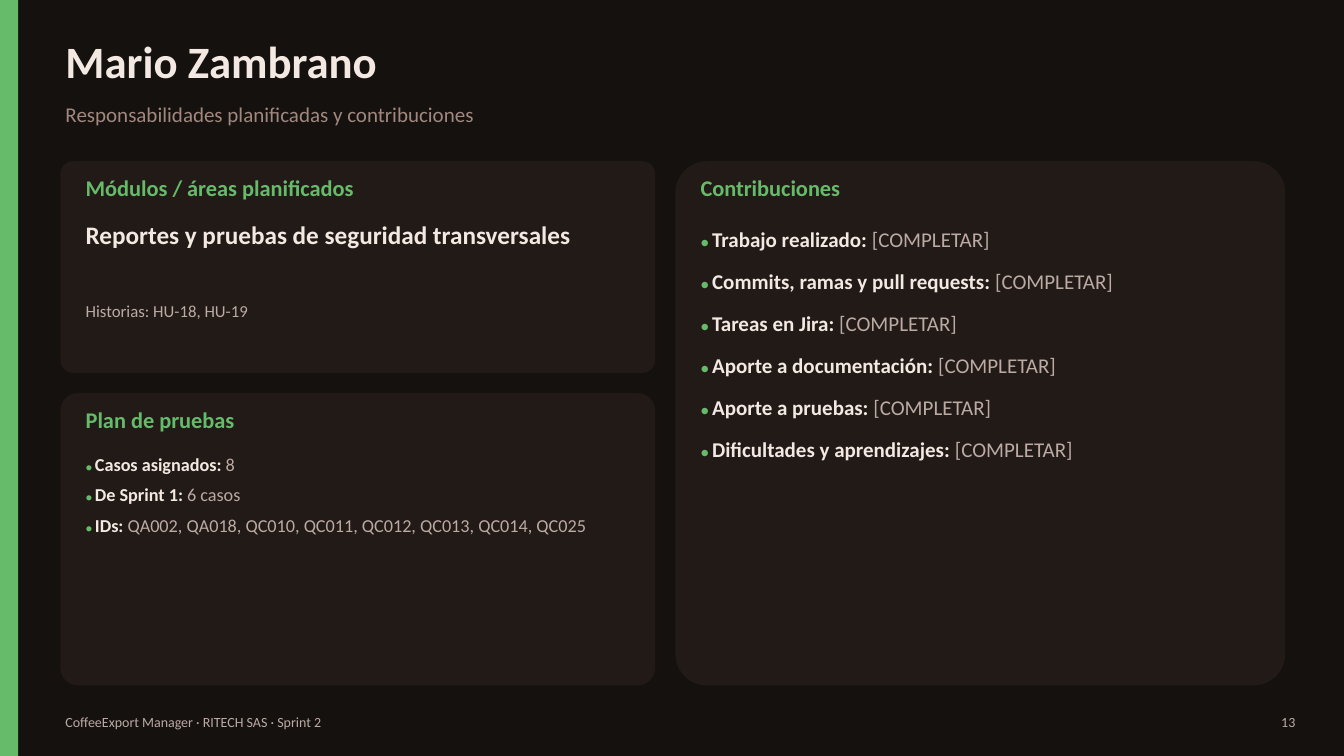
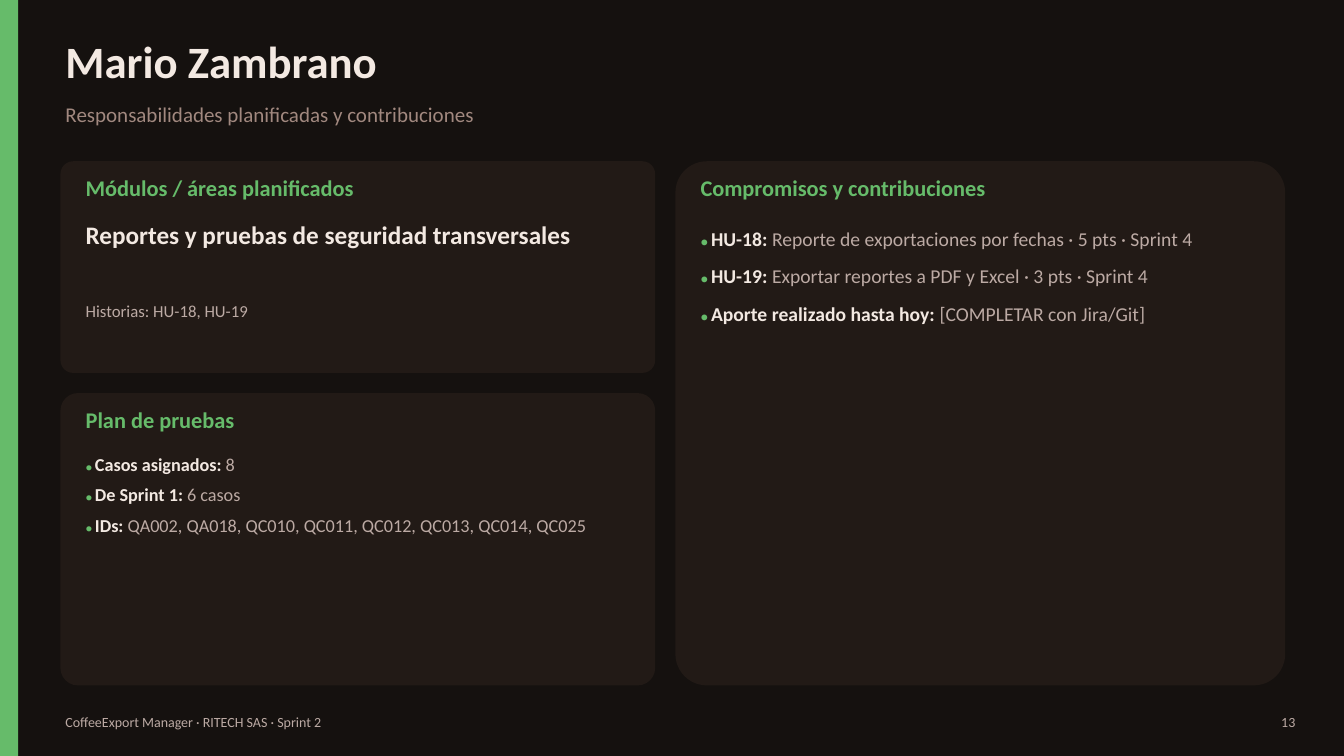
Before and after one commit to brayanckr/Proyecto-Calidad-de-software, a slide deck: slide 13 of docs/sprint2/CoffeeExport_Manager_Sprint2.pptx. Drawn at 1344x756 pixels with LibreOffice and Linux fonts; fonts in the diff are those of the drawing. Boxes give left, top, right and bottom in pixels: in the first picture for what was removed or moved away, otherwise in the second. Text is boxed around its words. In the diff, an @@ line names an element or a change of style, - is before the commit and + after.

Commit message:
Presentación: compromisos del Sprint 3 y 4 por integrante
Las diapositivas individuales muestran las historias comprometidas por cada
integrante según el backlog. Se deja un único campo [COMPLETAR] por persona
para su aporte ya realizado (Jira/Git).

```diff
--- a/docs/sprint2/CoffeeExport_Manager_Sprint2.pptx
+++ b/docs/sprint2/CoffeeExport_Manager_Sprint2.pptx
@@ text at (701, 180, 985, 200): text changed @@
-Contribuciones
+Compromisos y contribuciones
@@ text at (711, 232, 1192, 324): text changed; size 15 to 14 pt; text colour #F3E9E2 to #BCAAA4; bold off @@
-● Trabajo realizado: [COMPLETAR]
-● Commits, ramas y pull requests: [COMPLETAR]
-● Tareas en Jira: [COMPLETAR]
-● Aporte a documentación: [COMPLETAR]
-● Aporte a pruebas: [COMPLETAR]
-● Dificultades y aprendizajes: [COMPLETAR]
+● HU-18: Reporte de exportaciones por fechas · 5 pts · Sprint 4
+● HU-19: Exportar reportes a PDF y Excel · 3 pts · Sprint 4
+● Aporte realizado hasta hoy: [COMPLETAR con Jira/Git]
```
Also in this commit, not shown: 4 other slides changed.
